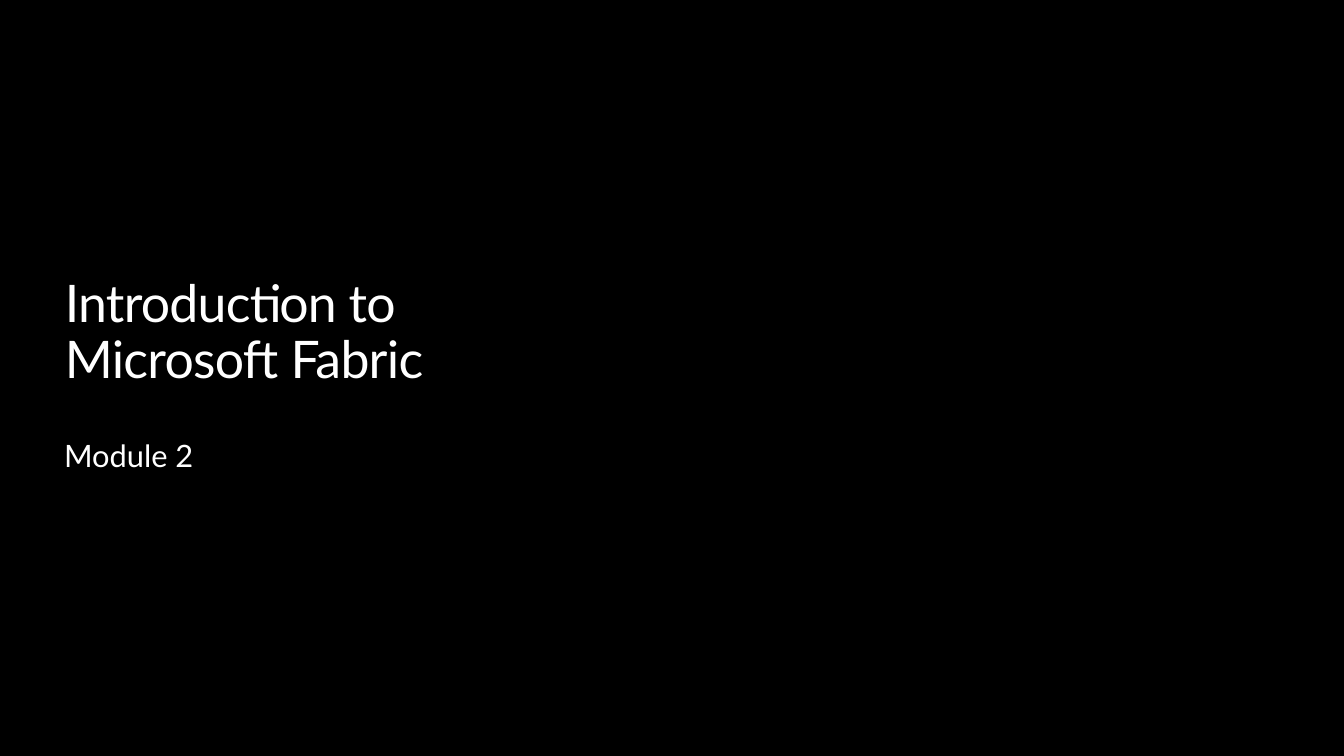
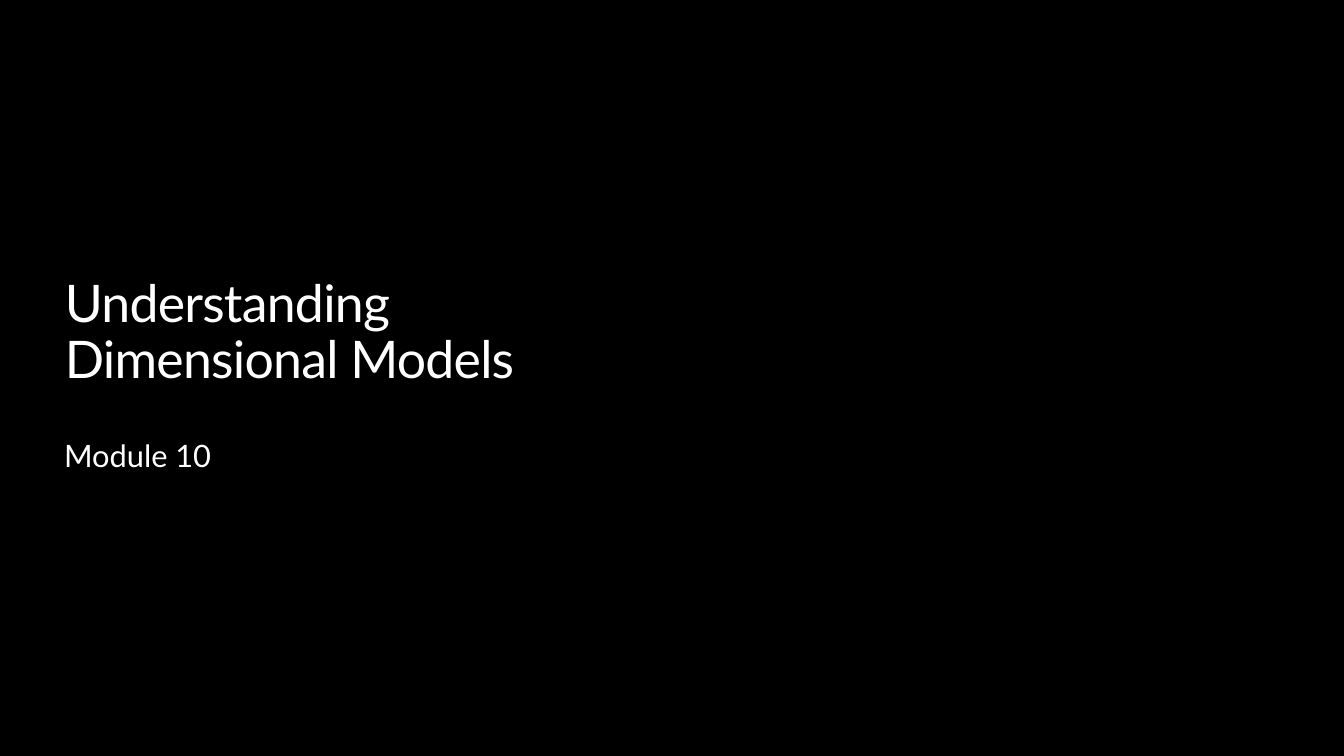
Before and after one commit to opsgility/fabric, a slide deck: slide 1 of slides/Dantoni-Opsgility-MSFabric-Module10.pptx. Drawn at 1344x756 pixels with LibreOffice and Linux fonts; fonts in the diff are those of the drawing; background and template pictures are left out. Boxes give left, top, right and bottom in pixels: in the first picture for what was removed or moved away, otherwise in the second. Text is boxed around its words. In the diff, an @@ line names an element or a change of style, - is before the commit and + after.

```diff
--- a/slides/Dantoni-Opsgility-MSFabric-Module10.pptx
+++ b/slides/Dantoni-Opsgility-MSFabric-Module10.pptx
@@ title at (65, 284, 514, 379): text changed @@
-Introduction to Microsoft Fabric
+Understanding Dimensional Models
@@ text at (64, 444, 211, 468): text changed @@
-Module 2
+Module 10
```
Also in this commit, not shown: 1 slide added, 8 other files.
